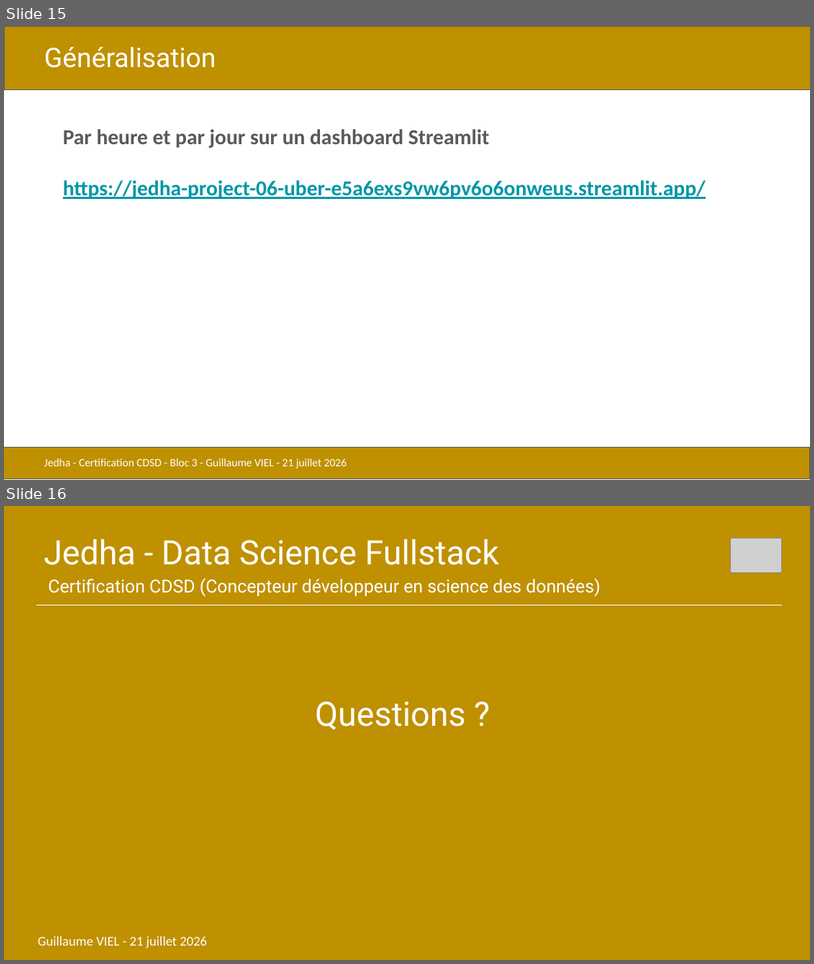
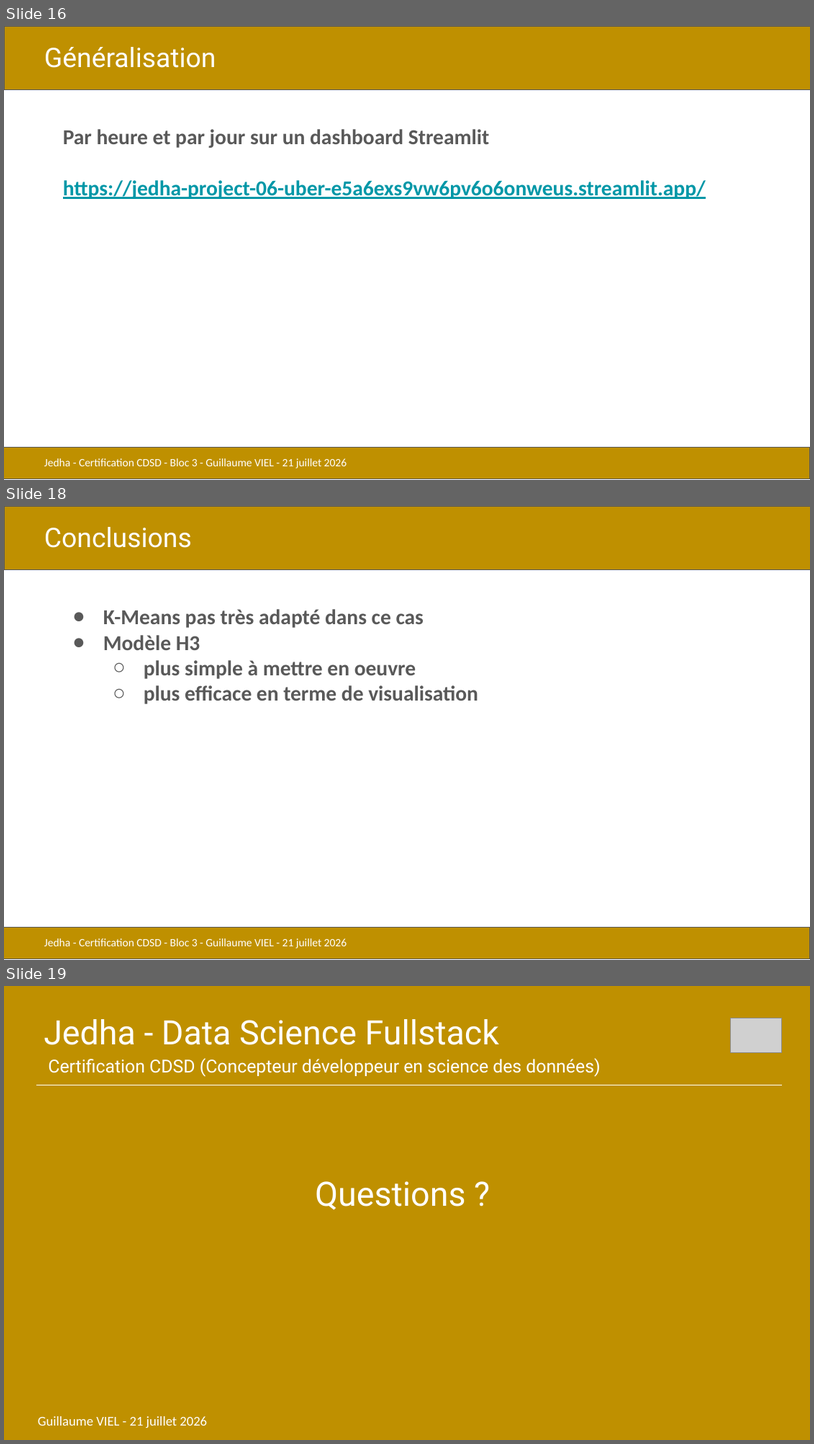
Before and after one commit to gviel/jedha-project-06-uber, a slide deck: docs/presentations/CDSD_bloc3_uber_GV.pptx. Shown one above the other, each under a label of ours: slides 15 and 16 before the commit, slides 16, 18 and 19 after it; the slides between them are not shown. The pictures are 814x964 and 814x1444 pixels, drawn with LibreOffice and Linux fonts; fonts in the diff are those of the drawing; grey boxes stand for pictures. Boxes give left, top, right and bottom in pixels: in the first picture for what was removed or moved away, otherwise in the second. Text is boxed around its words. In the diff, an @@ line names an element or a change of style, - is before the commit and + after.

```diff
--- a/docs/presentations/CDSD_bloc3_uber_GV.pptx
+++ b/docs/presentations/CDSD_bloc3_uber_GV.pptx
@@ slide 18 added at <box>4,506,810,960</box>, background #FFFFFF @@
@@ rectangle added at <box>4,506,810,569</box>, fill #BF9000, outline #595959 0.75 pt @@
@@ text added at <box>44,527,192,548</box>, 24 pt, text #FFFFFF @@
+Conclusions
@@ text added at <box>103,609,478,704</box>, 19 pt, text #595959, bold @@
+● K-Means pas très adapté dans ce cas
+● Modèle H3
+  ○ plus simple à mettre en oeuvre
+  ○ plus efficace en terme de visualisation
@@ rectangle added at <box>4,927,810,958</box>, fill #BF9000, outline #595959 0.75 pt @@
@@ text added at <box>44,938,347,948</box>, 10 pt, text #FFFFFF @@
+Jedha - Certification CDSD - Bloc 3 - Guillaume VIEL - 21 juillet 2026
@@ what was slide 15 is now slide 16 @@
@@ what was slide 16 is now slide 19 @@
```
Also in this commit, not shown: 4 slides changed, 2 other slides added, 2 other files.
